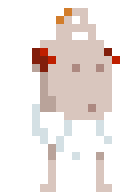
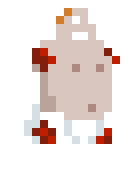
Revision of a layered 136px x 192px image; what changed, layer by layer:
painted on "2" over left=24, top=120, right=112, bottom=192
